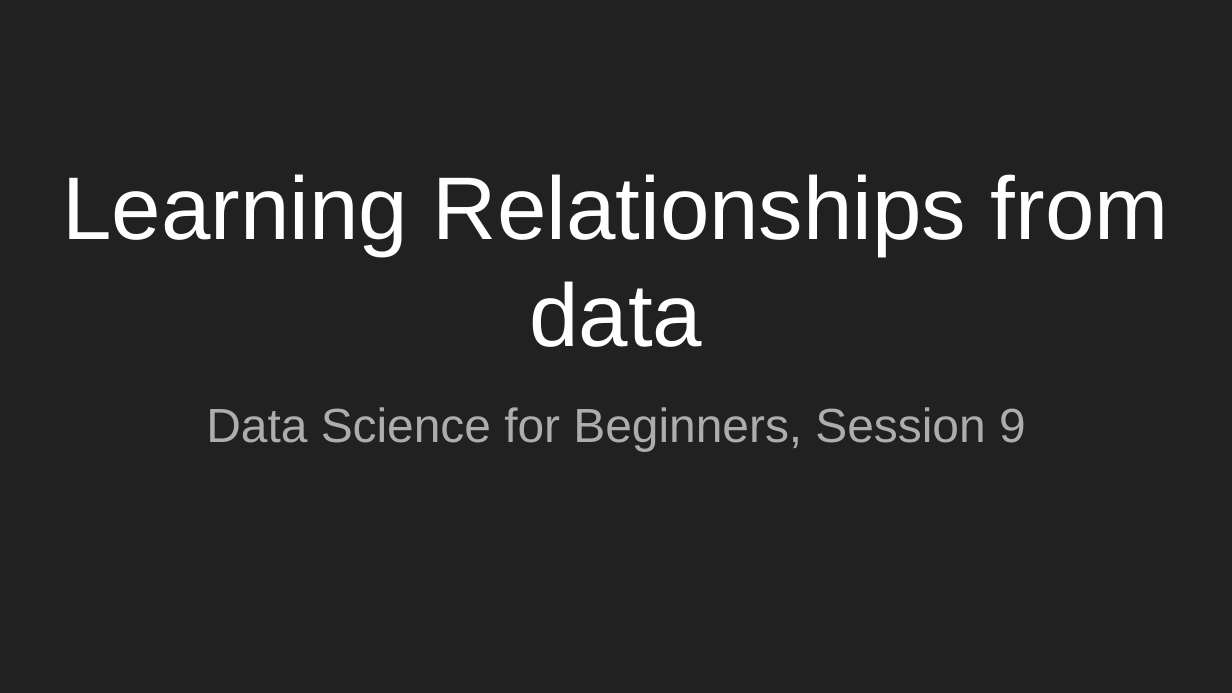
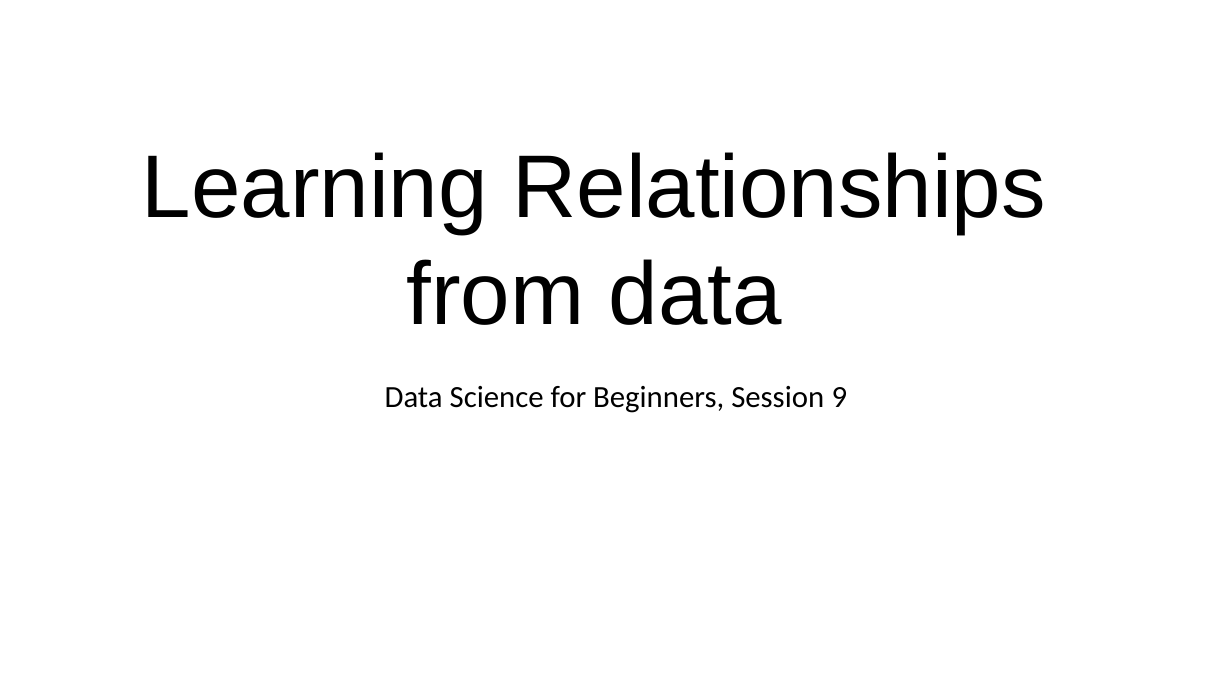
Before and after one commit to bodacea/datascienceforbeginners, a slide deck: slide 1 of Session 09 Learning Relationships.pptx. Drawn at 1232x693 pixels with LibreOffice and Linux fonts; fonts in the diff are those of the drawing. Boxes give left, top, right and bottom in pixels: in the first picture for what was removed or moved away, otherwise in the second. Text is boxed around its words. In the diff, an @@ line names an element or a change of style, - is before the commit and + after.

Commit message:
Updated session 1

```diff
--- a/Session 09 Learning Relationships.pptx
+++ b/Session 09 Learning Relationships.pptx
@@ background #212121 to #FFFFFF @@
@@ title "Learning Relationships from data": place and size @@
-title "Learning Relationships from data" at (62, 174, 1169, 347)
+title "Learning Relationships from data" at (142, 152, 1045, 325)
@@ title "Learning Relationships from data" at (142, 152, 1045, 325): text colour #FFFFFF to #000000 @@
@@ subtitle "Data Science for Beginners, Session ...": place and size @@
-subtitle "Data Science for Beginners, Session ..." at (206, 407, 1026, 451)
+subtitle "Data Science for Beginners, Session ..." at (385, 386, 848, 413)
@@ subtitle "Data Science for Beginners, Session ..." at (385, 386, 848, 413): size 28 to 18 pt, font Arial to Calibri, text colour #ADADAD to #000000 @@
```
Also in this commit, not shown: 39 other slides changed, 5 other files.
